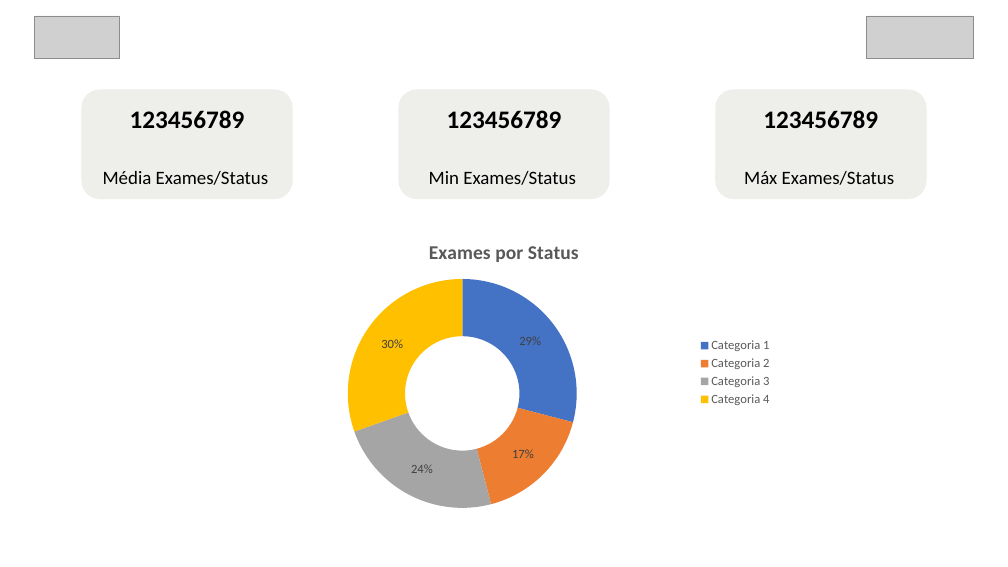
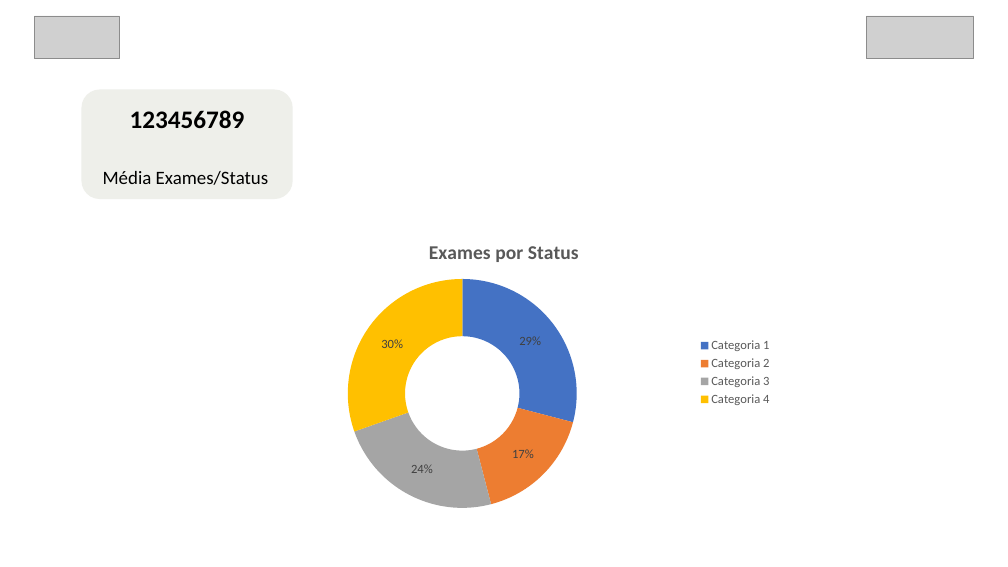
Before and after one commit to programadorGRS/GRS_Manager, a slide deck: slide 4 of src/main/conv_exames/ppt/base_conv_exames_v2.pptx. Drawn at 1008x567 pixels with LibreOffice and Linux fonts; fonts in the diff are those of the drawing; grey boxes stand for pictures; background and template pictures are left out. Boxes give left, top, right and bottom in pixels: in the first picture for what was removed or moved away, otherwise in the second. Text is boxed around its words. In the diff, an @@ line names an element or a change of style, - is before the commit and + after.

Commit message:
retirada dos campos do ppt

```diff
--- a/src/main/conv_exames/ppt/base_conv_exames_v2.pptx
+++ b/src/main/conv_exames/ppt/base_conv_exames_v2.pptx
@@ rounded rectangle removed at (399,89,609,199) @@
@@ rounded rectangle removed at (715,89,926,199) @@
@@ text removed at (447,110,562,128) @@
-123456789
@@ text removed at (763,110,878,128) @@
-123456789
@@ text removed at (429,171,576,185) @@
-Min Exames/Status
@@ text removed at (744,171,895,185) @@
-Máx Exames/Status
```
Also in this commit, not shown: 1 other file.
